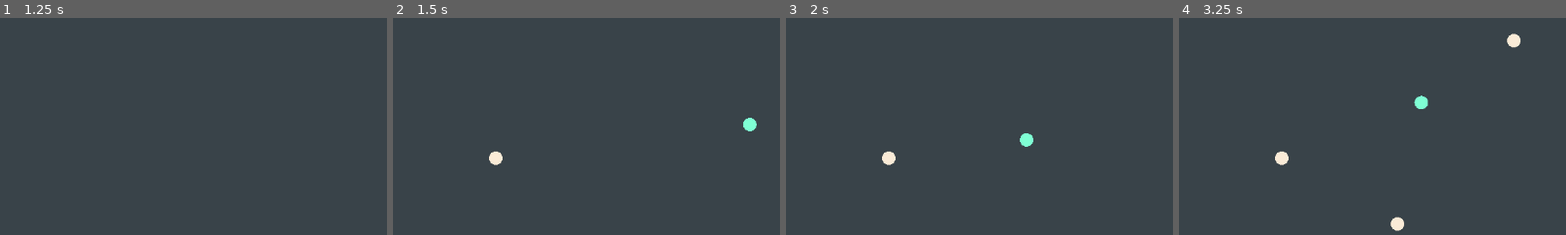
Above: before the commit, frames 1-4 (left to right).
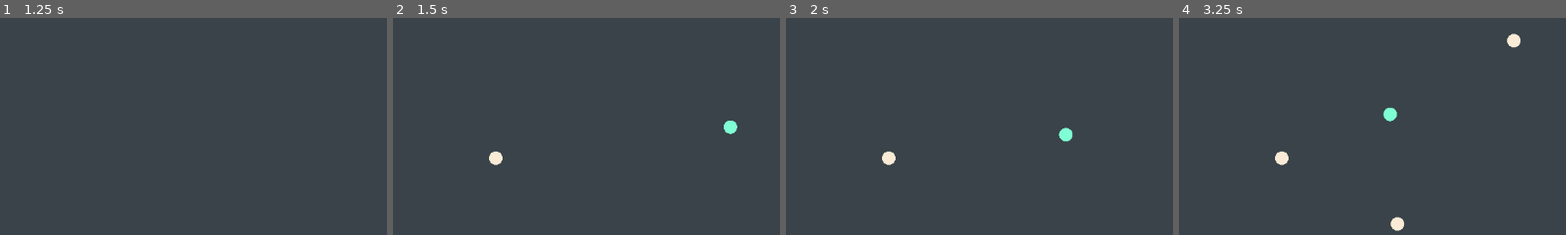
Above: after the commit, the same moments.

Repository: calokat/slam-oc
Game: Godot game, scene res://spline-toy.tscn
Same seed, same stepped clock (60 frames per second), same inputs: the game is played once before the commit and once after it. This scene is started directly instead of the project's main scene.
Inputs (mouse positions are % of the whole screen's width and height, from its top left):
- Up to frame 1 (1.25 s): tap Enter at 0.5 s; move the mouse to (72, 45) at 0.52 s; click (72, 45) at 0.67 s
- Up to frame 2 (1.5 s): tap Space at 1.25 s; move the mouse to (30, 55) at 1.27 s; click (30, 55) at 1.42 s
- Up to frame 3 (2 s): no input
- Up to frame 4 (3.25 s): move the mouse to (60, 28) at 2.02 s; click (60, 28) at 2.17 s; move the mouse to (45, 70) at 2.77 s; click (45, 70) at 2.92 s
The pictures show only the part of the screen within x 17-67%, y 23-73%; the shares and areas given below are measured in that part.

Frame 1 is identical in both runs. In frame 2, 0.4% of the frame differs, in the area x 85-94%, y 45-54%; in frame 3, 0.4%; in frame 4, 0.4%, in the area x 52-65%, y 35-48%.

Commit message:
Even smoother splines

Diff:
--- a/spline-toy.gd
+++ b/spline-toy.gd
@@ -1,15 +1,13 @@
 extends Node2D
 
 var points = []
+
 var current_pos = Vector2(0,0)
 var prev_pos = Vector2(0,0)
+var target_point_index = 0
 
-var points_buffer = []
-var buffer_start = 0
-
-var time_per_point = 1.
-var current_time = 0
-
+var timer_length = 1
+var timer = 0
 
 func quadratic_bezier_interpolate2D(start: Vector2, anchor: Vector2, end: Vector2, x: float) -> Vector2:
 	var anchor1 = lerp(start, anchor, x)
@@ -17,32 +15,36 @@
 
 	return lerp(anchor1, anchor2, x)
 
-func cubic_bezier_interpolate2D(start: Vector2, anchor1: Vector2, anchor2: Vector2, end: Vector2, x: float) -> Vector2:
-	return Vector2(
-		bezier_interpolate(start.x, anchor1.x, anchor2.x, end.x, x),
-		bezier_interpolate(start.y, anchor1.y, anchor2.y, end.y, x),
-	)
-
 # Called when the node enters the scene tree for the first time.
 func _ready() -> void:
 	pass # Replace with function body.
 
 # Called every frame. 'delta' is the elapsed time since the previous frame.
 func _process(delta: float) -> void:
-	current_time += delta
+	# setting up our timers, one to guide us to the next position
+	# and one to transition us between easing functions
+	timer += delta
 
-	if points.size() > 0:
-		var next_index = buffer_start
-		var target_index = wrap(buffer_start + 1, 0, points.size())
-		current_pos = quadratic_bezier_interpolate2D(prev_pos, points[next_index], points[target_index], current_time / time_per_point)
-
-	if current_time*2 >= time_per_point:
-		buffer_start += 1
-		current_time = 0
+	if timer*1.5 > timer_length:
+		timer = 0
+		# every tick of the timer, we set our target on a new point
+		target_point_index = wrap(target_point_index + 1, 0, points.size())
 		prev_pos = current_pos
 
-		if buffer_start >= points.size():
-			buffer_start = 0
+	if points.size() < 1:
+		return
+
+	# our current bezier curve
+	var anchor_index = wrap(target_point_index - 1, 0, points.size())
+	var after_target_index = wrap(target_point_index + 1, 0, points.size())
+
+	var main_curve_position = quadratic_bezier_interpolate2D(prev_pos, points[anchor_index], points[target_point_index], timer / timer_length)
+	var next_curve_position = quadratic_bezier_interpolate2D(current_pos, points[target_point_index], points[after_target_index], timer / timer_length)
+
+	if timer > (timer_length / 4.) && timer < (timer_length / 2.):
+		current_pos = lerp(main_curve_position, next_curve_position, (timer - (timer_length / 4.)) / (timer_length / 4.))
+
+	current_pos = main_curve_position
 
 	queue_redraw()
 
@@ -54,14 +56,13 @@
 
 func _input(event: InputEvent) -> void:
 	if event is InputEventMouseButton:
-		if event.pressed:
-			if event.button_index == MOUSE_BUTTON_LEFT:
-				var mouse_position = event.position
-				print("mouse clicked at ", mouse_position)
+		if event.pressed && event.button_index == MOUSE_BUTTON_LEFT:
+			var mouse_position = event.position
+			print("mouse clicked at ", mouse_position)
 
-				if points.size() == 0:
-					current_pos = mouse_position
-					prev_pos = mouse_position
+			if points.size() == 0:
+				current_pos = mouse_position
+				prev_pos = mouse_position
 
-				self.points.append(mouse_position)
-				print(self.points)
+			self.points.append(mouse_position)
+			print(self.points)
